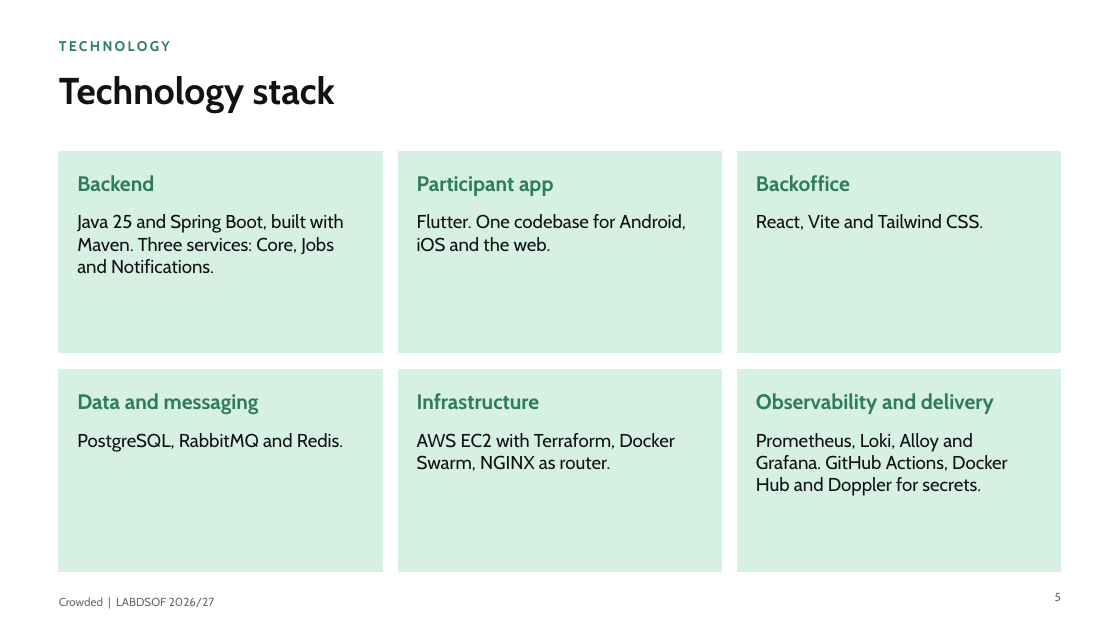
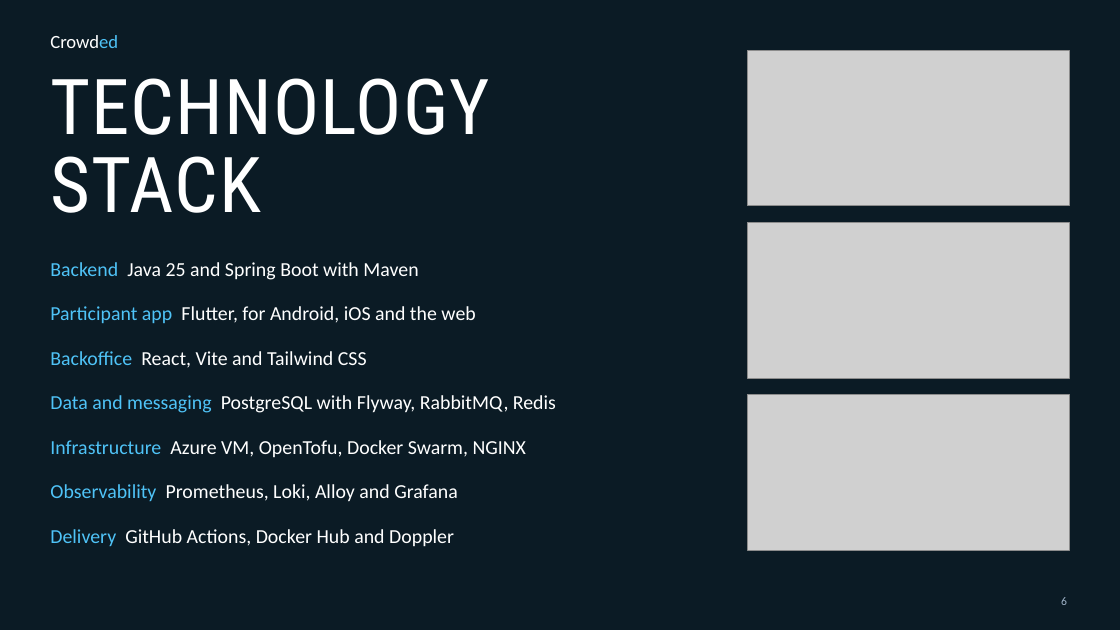
Before and after one commit to andrereis26/crowded-labdsof, a slide deck: slide 6 of docs/presentations/Sprint1/Crowded_LABDSOF_Presentation_Sprint1_PL.pptx (slide 5 before the commit). Drawn at 1120x630 pixels with LibreOffice and Linux fonts; fonts in the diff are those of the drawing; grey boxes stand for pictures. Boxes give left, top, right and bottom in pixels: in the first picture for what was removed or moved away, otherwise in the second. Text is boxed around its words. In the diff, an @@ line names an element or a change of style, - is before the commit and + after.

```diff
--- a/docs/presentations/Sprint1/Crowded_LABDSOF_Presentation_Sprint1_PL.pptx
+++ b/docs/presentations/Sprint1/Crowded_LABDSOF_Presentation_Sprint1_PL.pptx
@@ background #FFFFFF to #0B1B25 @@
@@ text added at (x1=50, y1=35, x2=118, y2=48), 16 pt, text #FFFFFF @@
+Crowded
@@ text removed at (x1=59, y1=41, x2=170, y2=51) @@
-TECHNOLOGY
@@ picture added at (x1=748, y1=50, x2=1070, y2=206) @@
@@ text at (x1=50, y1=78, x2=490, y2=213): text changed; size 32 to 66 pt; font Cabin to Roboto Condensed; text colour #121214 to #FFFFFF; bold off @@
-Technology stack
+TECHNOLOGY
+STACK
@@ rectangle removed at (x1=59, y1=151, x2=382, y2=353) @@
@@ text removed at (x1=77, y1=175, x2=154, y2=191) @@
-Backend
@@ rectangle removed at (x1=398, y1=151, x2=722, y2=353) @@
@@ text removed at (x1=417, y1=176, x2=553, y2=196) @@
-Participant app
@@ rectangle removed at (x1=738, y1=151, x2=1061, y2=353) @@
@@ text removed at (x1=756, y1=175, x2=850, y2=191) @@
-Backoffice
@@ picture added at (x1=748, y1=223, x2=1070, y2=378) @@
@@ text at (x1=50, y1=262, x2=418, y2=280): text changed; size 16 to 17 pt; font Cabin to Calibri; text colour #121214 to #FFFFFF @@
-Java 25 and Spring Boot, built with Maven. Three services: Core, Jobs and Notifications.
+Backend Java 25 and Spring Boot with Maven
@@ text at (x1=50, y1=306, x2=475, y2=323): text changed; size 16 to 17 pt; font Cabin to Calibri; text colour #121214 to #FFFFFF @@
-Flutter. One codebase for Android, iOS and the web.
+Participant app Flutter, for Android, iOS and the web
@@ text at (x1=50, y1=351, x2=367, y2=368): text changed; size 16 to 17 pt; font Cabin to Calibri; text colour #121214 to #FFFFFF @@
-React, Vite and Tailwind CSS.
+Backoffice React, Vite and Tailwind CSS
@@ rectangle removed at (x1=59, y1=370, x2=382, y2=571) @@
@@ rectangle removed at (x1=398, y1=370, x2=722, y2=571) @@
@@ rectangle removed at (x1=738, y1=370, x2=1061, y2=571) @@
@@ text at (x1=50, y1=395, x2=556, y2=413): text changed; size 18 to 17 pt; font Cabin to Calibri; text colour #2F7D58 to #FFFFFF; bold off @@
-Data and messaging
+Data and messaging PostgreSQL with Flyway, RabbitMQ, Redis
@@ text "Data and messaging PostgreSQL with ..." at (x1=50, y1=395, x2=556, y2=413): vertical alignment middle to top @@
@@ text removed at (x1=417, y1=393, x2=540, y2=409) @@
-Infrastructure
@@ picture added at (x1=748, y1=395, x2=1070, y2=550) @@
@@ text removed at (x1=756, y1=393, x2=994, y2=414) @@
-Observability and delivery
@@ text added at (x1=50, y1=440, x2=526, y2=457), 17 pt, text #FFFFFF @@
+Infrastructure Azure VM, OpenTofu, Docker Swarm, NGINX
@@ text removed at (x1=77, y1=433, x2=343, y2=452) @@
-PostgreSQL, RabbitMQ and Redis.
@@ text removed at (x1=417, y1=433, x2=675, y2=471) @@
-AWS EC2 with Terraform, Docker Swarm, NGINX as router.
@@ text added at (x1=50, y1=484, x2=458, y2=502), 17 pt, text #FFFFFF @@
+Observability Prometheus, Loki, Alloy and Grafana
@@ text at (x1=50, y1=529, x2=454, y2=547): text changed; size 16 to 17 pt; font Cabin to Calibri; text colour #121214 to #FFFFFF @@
-Prometheus, Loki, Alloy and Grafana. GitHub Actions, Docker Hub and Doppler for secrets.
+Delivery GitHub Actions, Docker Hub and Doppler
@@ text removed at (x1=59, y1=597, x2=214, y2=607) @@
-Crowded | LABDSOF 2026/27
@@ page number removed at (x1=1055, y1=593, x2=1061, y2=601) @@
-5
@@ page number added at (x1=1061, y1=597, x2=1067, y2=605), 10 pt, text #9FB3C8 @@
+6
```
Also in this commit, not shown: 5 other slides changed, 24 slides added, 11 slides removed, 1 other file.
